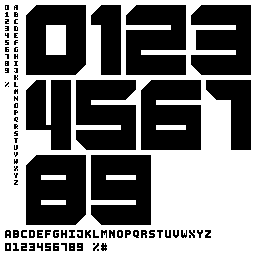
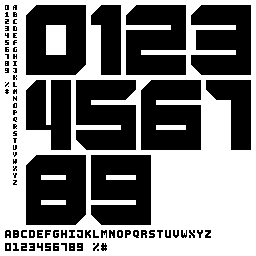
Revision of a layered 256x256 image; what changed, layer by layer:
renamed "layer" to "glyphs.png", painted on it over [5, 5, 18, 185]
